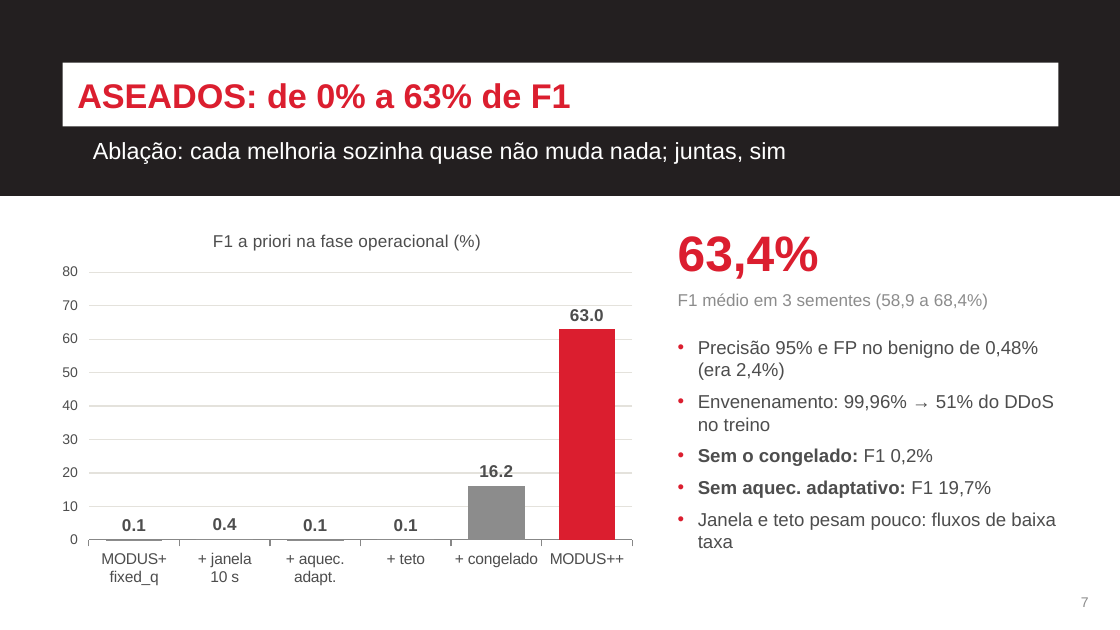
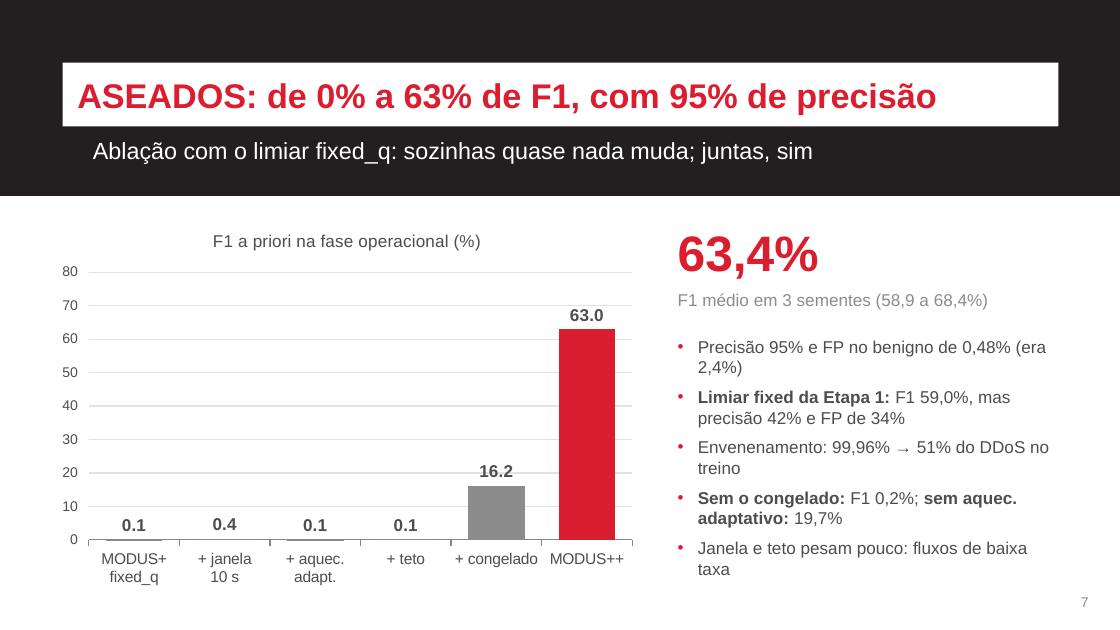
Before and after one commit to pedro664/replicacao-modus, a slide deck: slide 7 of Replicacao_MODUS_CIn_Etapa2.pptx. Drawn at 1120x630 pixels with LibreOffice and Linux fonts; fonts in the diff are those of the drawing. Boxes give left, top, right and bottom in pixels: in the first picture for what was removed or moved away, otherwise in the second. Text is boxed around its words. In the diff, an @@ line names an element or a change of style, - is before the commit and + after.

```diff
--- a/Replicacao_MODUS_CIn_Etapa2.pptx
+++ b/Replicacao_MODUS_CIn_Etapa2.pptx
@@ text at (77, 83, 936, 115): text changed @@
-ASEADOS: de 0% a 63% de F1
+ASEADOS: de 0% a 63% de F1, com 95% de precisão
@@ text at (93, 142, 813, 164): text changed @@
-Ablação: cada melhoria sozinha quase não muda nada; juntas, sim
+Ablação com o limiar fixed_q: sozinhas quase nada muda; juntas, sim
@@ text at (698, 340, 1049, 575): size 12 to 11 pt in "Precisão 95% e FP no benigno de ...", "Envenenamento: 99,96% → 51% do DDoS no ...", "Janela e teto pesam pouco: fluxos de ..." @@
@@ text at (698, 390, 1010, 428): paragraph added @@
+• Limiar fixed da Etapa 1: F1 59,0%, mas precisão 42% e FP de 34%
@@ text at (698, 491, 1017, 528): text changed; size 12 to 11 pt @@
-• Sem o congelado: F1 0,2%
-• Sem aquec. adaptativo: F1 19,7%
+• Sem o congelado: F1 0,2%; sem aquec. adaptativo: 19,7%
```
Also in this commit, not shown: 6 other slides changed, 1 slide added, 1 other file.
